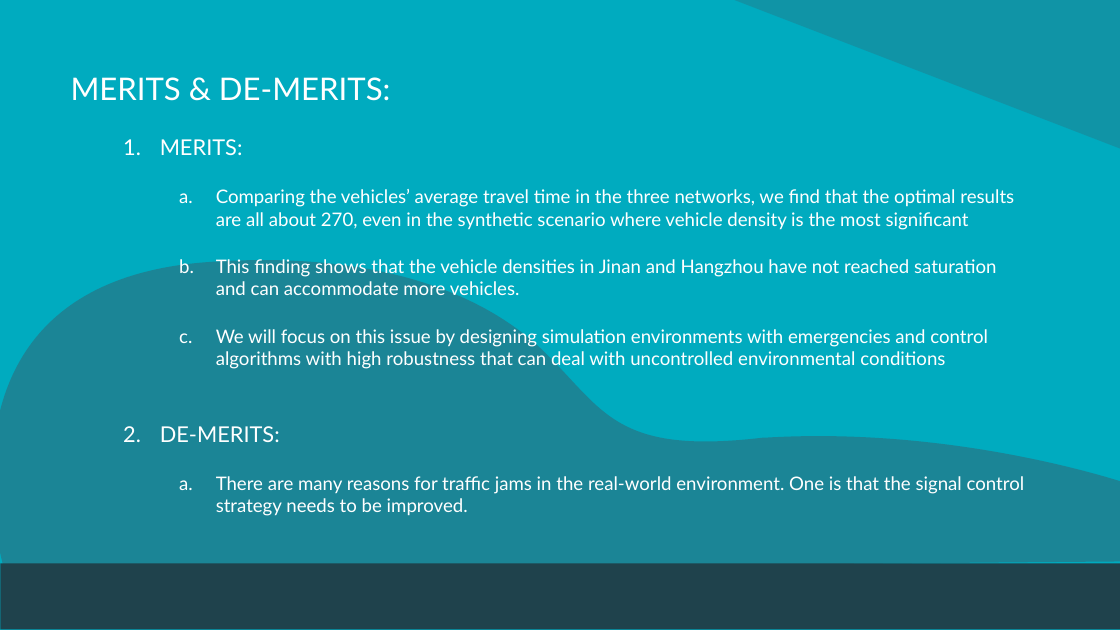
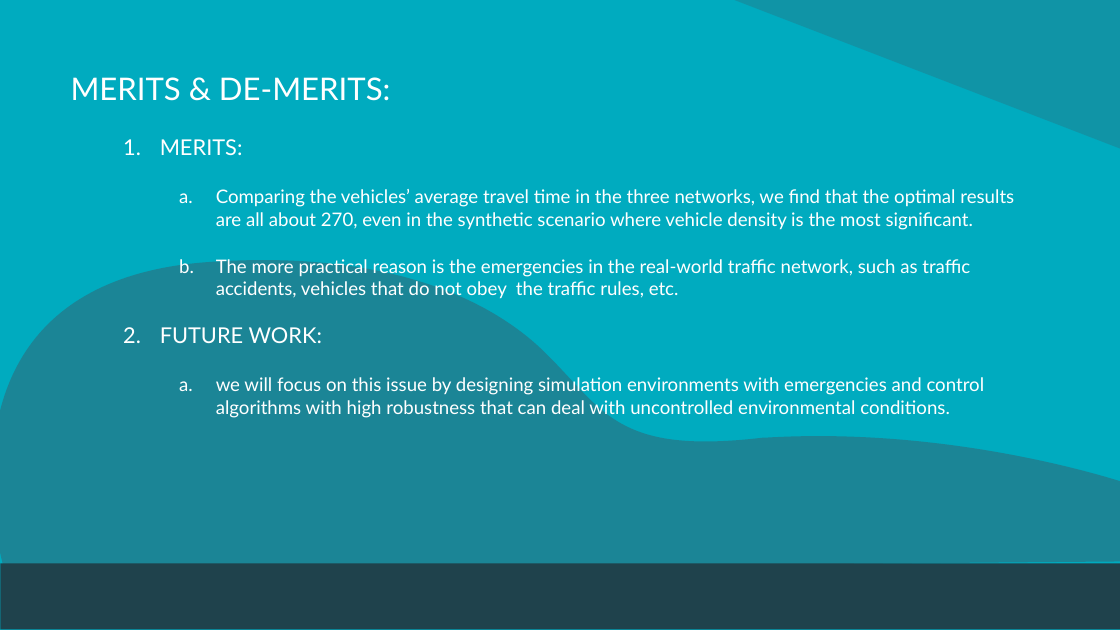
Before and after one commit to Namasivaayam-L/ResearchLab, a slide deck: slide 21 of Important/Automatic Traffic Signal Control System.pptx (slide 15 before the commit). Drawn at 1120x630 pixels with LibreOffice and Linux fonts; fonts in the diff are those of the drawing. Boxes give left, top, right and bottom in pixels: in the first picture for what was removed or moved away, otherwise in the second. Text is boxed around its words. In the diff, an @@ line names an element or a change of style, - is before the commit and + after.

Commit message:
Updated PPT

```diff
--- a/Important/Automatic Traffic Signal Control System.pptx
+++ b/Important/Automatic Traffic Signal Control System.pptx
@@ text at (160,189,1014,418): text changed @@
-  a. Comparing the vehicles’ average travel time in the three networks, we find that the optimal results are all about 270, even in the synthetic scenario where vehicle density is the most significant
-  b. This finding shows that the vehicle densities in Jinan and Hangzhou have not reached saturation and can accommodate more vehicles.
-  c. We will focus on this issue by designing simulation environments with emergencies and control algorithms with high robustness that can deal with uncontrolled environmental conditions
-2. DE-MERITS:
-  a. There are many reasons for traffic jams in the real-world environment. One is that the signal control strategy needs to be improved.
+  a. Comparing the vehicles’ average travel time in the three networks, we find that the optimal results are all about 270, even in the synthetic scenario where vehicle density is the most significant.
+  b. The more practical reason is the emergencies in the real-world traffic network, such as traffic accidents, vehicles that do not obey the traffic rules, etc.
+2. FUTURE WORK:
+  a. we will focus on this issue by designing simulation environments with emergencies and control algorithms with high robustness that can deal with uncontrolled environmental conditions.
```
Also in this commit, not shown: 12 other slides changed, 2 slides added, 2 slides removed, 1 other file.
